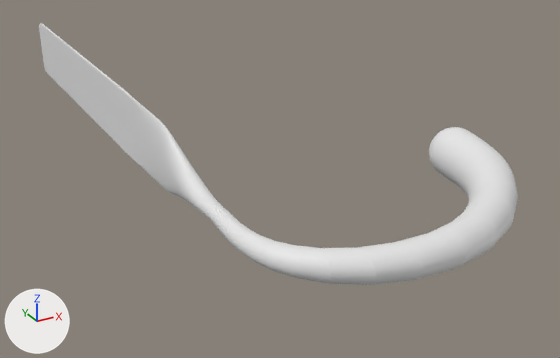
An edit to the Blender file Femtography Unity/Assets/Models/sphere-to-plane.blend, drawn before and after from the same camera.
Camera for both pictures: a 50 mm lens placed at (-19.7, -16.9, 11.2), pointed at (-4.1, 11.5, -3.0). Arrows for +X, +Y and +Z are at lower left; the lights stay in place. Shape keys are drawn at the values saved in each file.
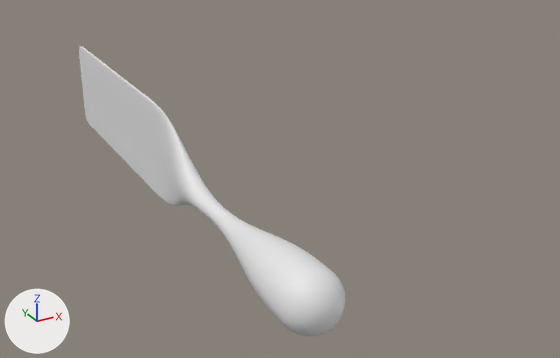
The edits, one by one:
In shape key 'warped 2' (key_0_warped_2), value goes from 1.0 to 0.0.

Pixel boxes (x1, y1, x2, y2) of what changed, in the pictures (560 x 358 px):
'Circle', reshaped (44% narrower, 11% taller): before (39, 23, 518, 285); after (79, 46, 346, 336)
